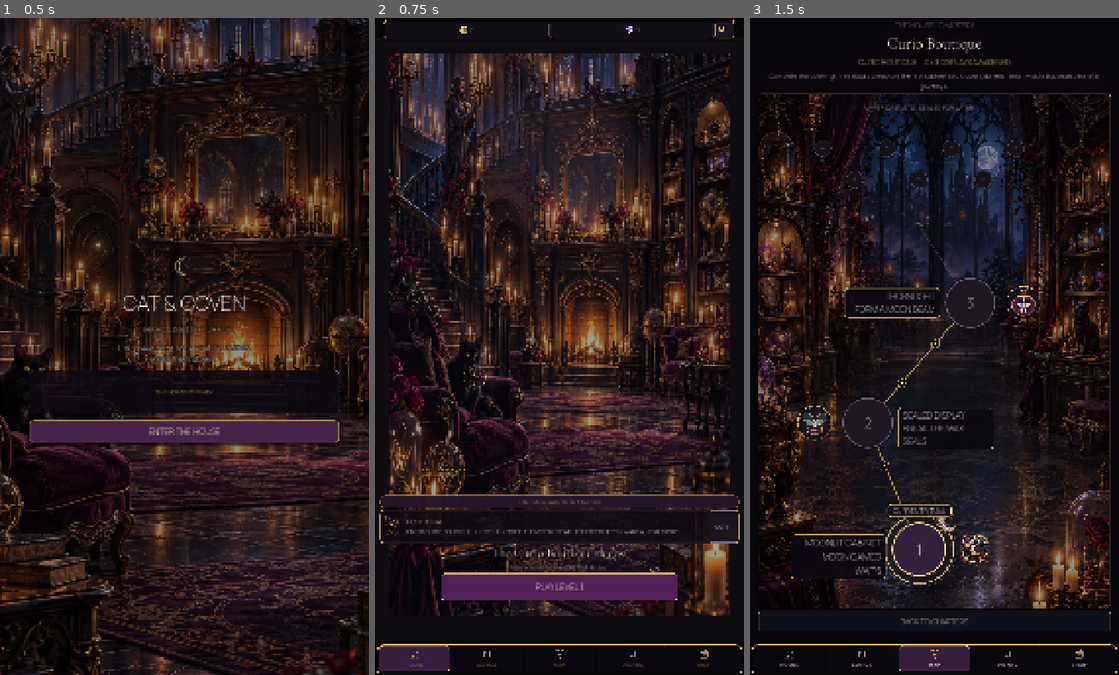
Above: before the commit, frames 1-3 (left to right).
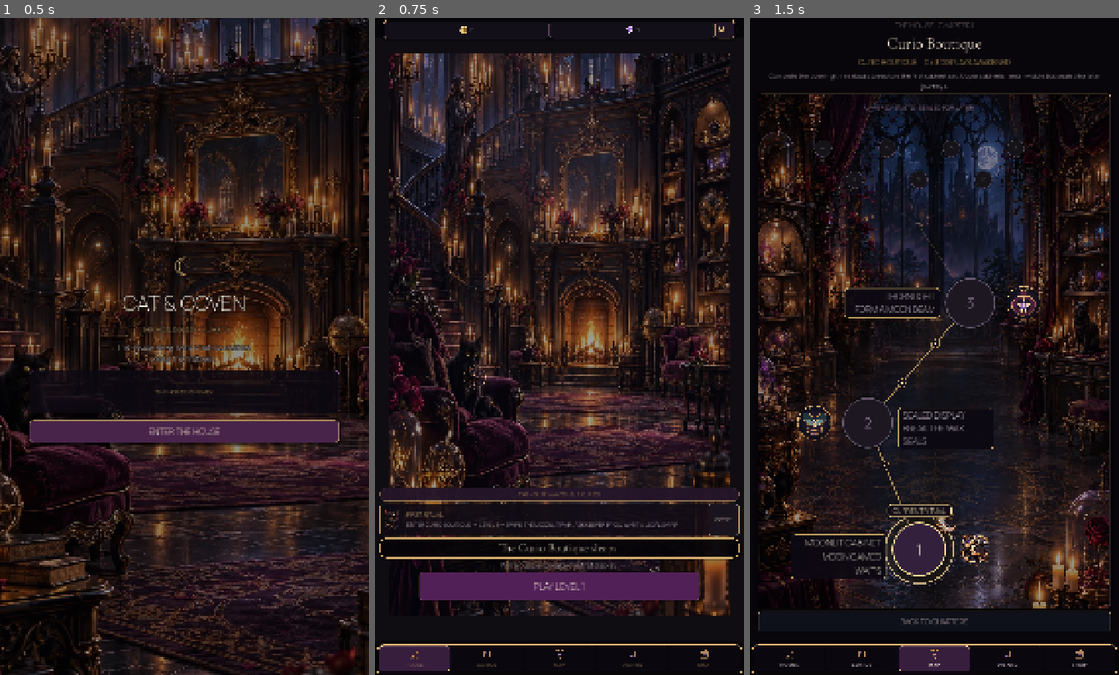
Above: after the commit, the same moments.

Repository: Jay-prodesign/akilta-match3
Game: Godot game, scene res://src/app/app_bootstrap.tscn
Same seed, same stepped clock (60 frames per second), same inputs: the game is played once before the commit and once after it.
Inputs:
- Up to frame 1 (0.5 s): no input
- Up to frame 2 (0.75 s): click "ENTER THE HOUSE" at 0.5 s
- Up to frame 3 (1.5 s): click "PLAY LEVEL 1" at 1.25 s

Frame 1 is identical in both runs. In frame 2, 5.2% of the frame differs, in the area x 1-99%, y 71-89%; in frame 3, nothing differs.

Commit message:
Polish North Star House title plate and hero CTA

Diff:
--- a/src/ui/home/house_home.tscn
+++ b/src/ui/home/house_home.tscn
@@ -3,6 +3,25 @@
 [ext_resource type="Script" path="res://src/ui/home/house_home.gd" id="1_home"]
 [ext_resource type="Script" path="res://src/world/curio_boutique.gd" id="2_room"]
 [ext_resource type="Script" path="res://src/ui/shared/moon_cameo_ritual_view.gd" id="3_cameo"]
+
+
+[sub_resource type="StyleBoxFlat" id="HomeTitlePlate"]
+bg_color = Color(0.025, 0.017, 0.034, 0.88)
+border_width_left = 1
+border_width_top = 1
+border_width_right = 1
+border_width_bottom = 1
+border_color = Color(0.878, 0.714, 0.455, 0.76)
+corner_radius_top_left = 18
+corner_radius_top_right = 18
+corner_radius_bottom_right = 18
+corner_radius_bottom_left = 18
+content_margin_left = 16.0
+content_margin_top = 8.0
+content_margin_right = 16.0
+content_margin_bottom = 8.0
+shadow_color = Color(0, 0, 0, 0.58)
+shadow_size = 10
 
 [sub_resource type="StyleBoxFlat" id="ButtonNormal"]
 bg_color = Color(0.286, 0.075, 0.322, 0.985)
@@ -380,12 +399,15 @@
 vertical_alignment = 1
 
 [node name="Headline" type="Label" parent="Layout"]
+custom_minimum_size = Vector2(0, 58)
 layout_mode = 2
 theme_override_colors/font_color = Color(0.988, 0.933, 0.831, 1)
 theme_override_colors/font_outline_color = Color(0.02, 0.015, 0.025, 0.96)
 theme_override_constants/outline_size = 5
-theme_override_font_sizes/font_size = 38
+theme_override_font_sizes/font_size = 34
+theme_override_styles/normal = SubResource("HomeTitlePlate")
 text = "The Curio Boutique sleeps."
+vertical_alignment = 1
 horizontal_alignment = 1
 autowrap_mode = 2
 
@@ -394,19 +416,19 @@
 theme_override_colors/font_color = Color(0.89, 0.82, 0.84, 1)
 theme_override_colors/font_outline_color = Color(0.02, 0.015, 0.025, 0.92)
 theme_override_constants/outline_size = 3
-theme_override_font_sizes/font_size = 17
+theme_override_font_sizes/font_size = 21
 text = "Win a puzzle to wake the first display."
 horizontal_alignment = 1
 autowrap_mode = 2
 
 [node name="PlayButton" type="Button" parent="Layout"]
-custom_minimum_size = Vector2(690, 78)
+custom_minimum_size = Vector2(820, 82)
 layout_mode = 2
 size_flags_horizontal = 4
 theme_override_colors/font_color = Color(0.988, 0.933, 0.831, 1)
 theme_override_colors/font_hover_color = Color(1, 0.965, 0.86, 1)
 theme_override_colors/font_pressed_color = Color(0.988, 0.933, 0.831, 1)
-theme_override_font_sizes/font_size = 25
+theme_override_font_sizes/font_size = 27
 theme_override_styles/normal = SubResource("ButtonNormal")
 theme_override_styles/hover = SubResource("ButtonHover")
 theme_override_styles/pressed = SubResource("ButtonPressed")
